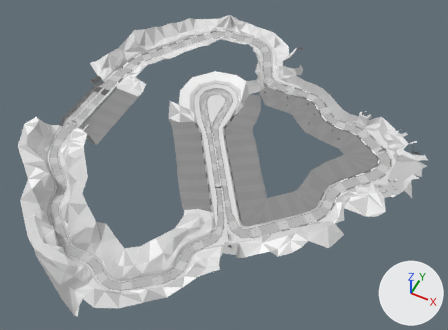
An edit to the Blender file models/acropolis_genesis.blend, drawn before and after from the same camera.
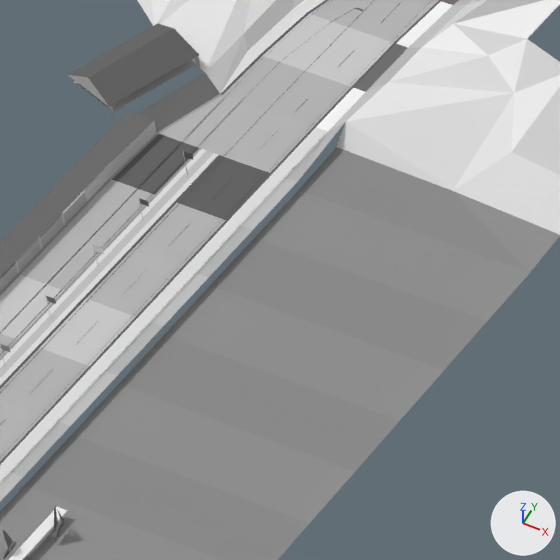
Each version appears first whole from a camera (50 mm lens) standing at (95.8, -158.6, 177.8) and looking at (25.7, -18.4, 2.7), and next in a close-up on the part from 18% to 31% of the width and 22% to 39% of the height. The axes (+X, +Y, +Z) are drawn at lower right. The lights are the same throughout.

Names of what the first close-up shows: 'track'.
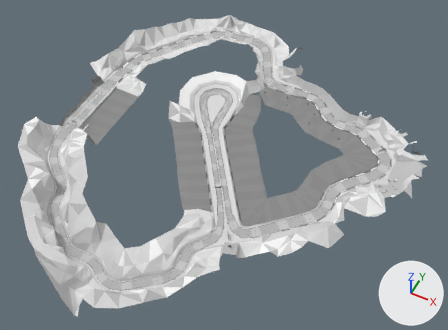
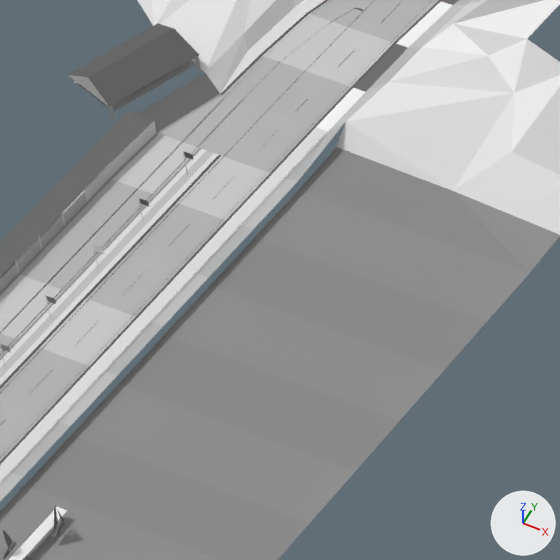
Commit message: fixed early lap time fixed ocean track patch

What differs and where, as boxes (x1, y1, x2, y2) in the close-ups (560 x 560 px):
part 1 of me_track_001, recoloured: (112, 134, 270, 220) in both

What changed in the scene script:
```text
Change me_track_001:
    where me_track_001.from_pydata(...)  # 4389 vertices, 3294 faces, 2 loose edges; spans x -57.0..95.0, y -95.0..66.0, z 0.0..17.0
    used by ob_track; location = (0.0, 0.0, 0.0)
    me_track_001 part 1: 2 of the faces centred in x -43.0..-39.0, y -2.0, z 0.0 switch from mat_22_dual (dark grey #666666) to mat_99_dual (light grey #cbcbcb)
```
